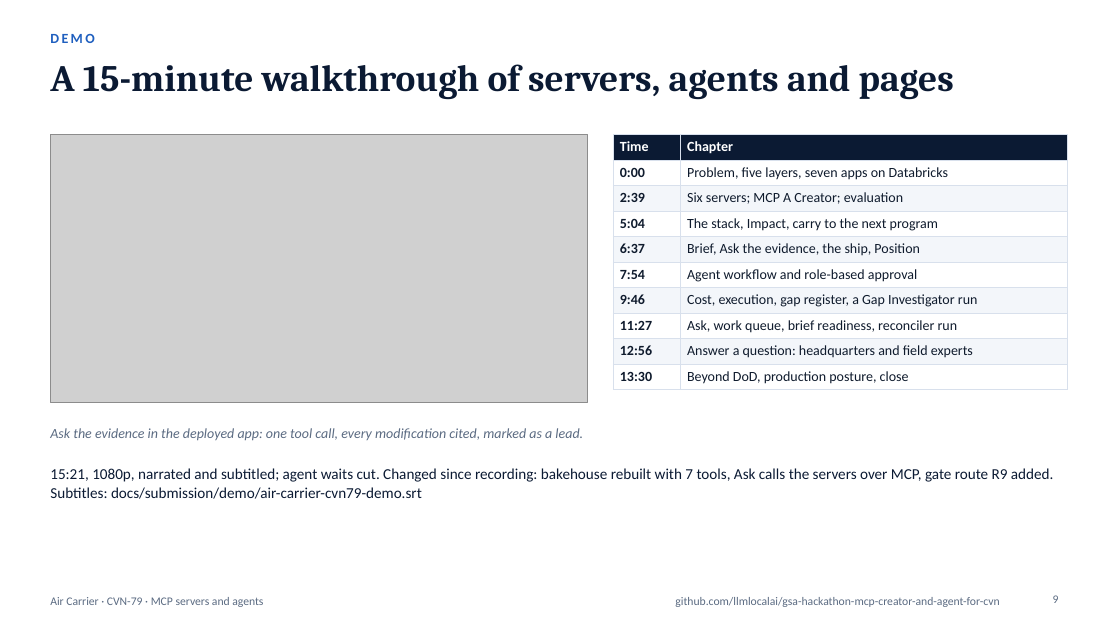
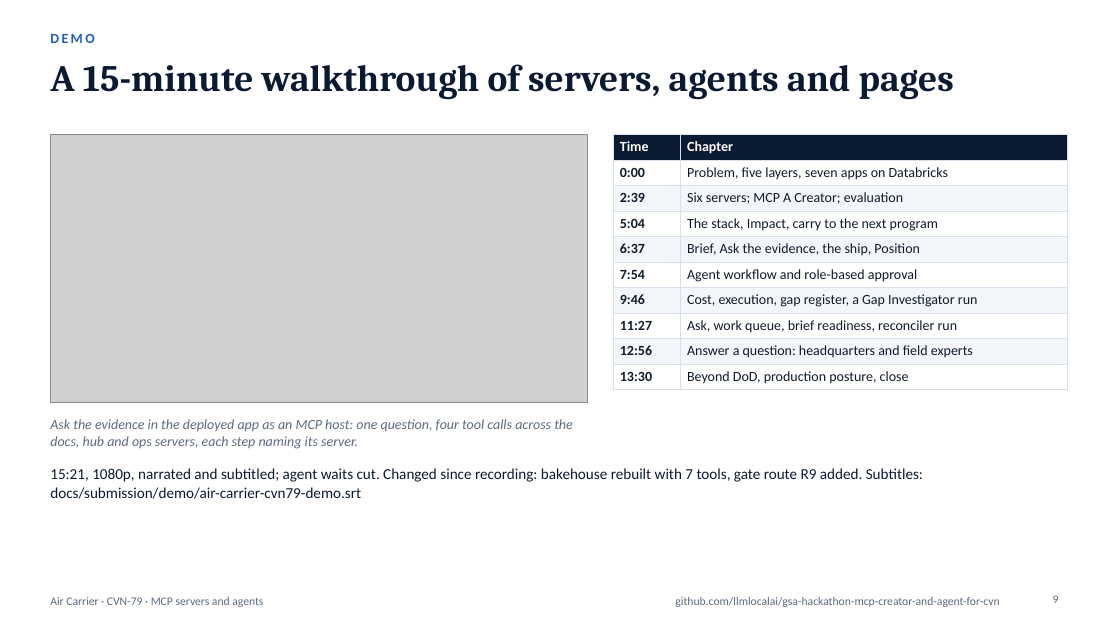
Before and after one commit to gsa-mcp-hackathon/gsa-hackathon-mcp-creator-and-agent-for-air-carrier, a slide deck: slide 9 of docs/submission/mcp-a-creator-one-hub-deck.pptx. Drawn at 1120x630 pixels with LibreOffice and Linux fonts; fonts in the diff are those of the drawing; grey boxes stand for pictures. Boxes give left, top, right and bottom in pixels: in the first picture for what was removed or moved away, otherwise in the second. Text is boxed around its words. In the diff, an @@ line names an element or a change of style, - is before the commit and + after.

```diff
--- a/docs/submission/mcp-a-creator-one-hub-deck.pptx
+++ b/docs/submission/mcp-a-creator-one-hub-deck.pptx
@@ text at (50,419,573,449): text changed @@
-Ask the evidence in the deployed app: one tool call, every modification cited, marked as a lead.
+Ask the evidence in the deployed app as an MCP host: one question, four tool calls across the docs, hub and ops servers, each step naming its server.
@@ text at (50,468,923,499): text changed @@
-15:21, 1080p, narrated and subtitled; agent waits cut. Changed since recording: bakehouse rebuilt with 7 tools, Ask calls the servers over MCP, gate route R9 added. Subtitles: docs/submission/demo/air-carrier-cvn79-demo.srt
+15:21, 1080p, narrated and subtitled; agent waits cut. Changed since recording: bakehouse rebuilt with 7 tools, gate route R9 added. Subtitles: docs/submission/demo/air-carrier-cvn79-demo.srt
```
Also in this commit, not shown: 3 other slides changed, 39 other files.
